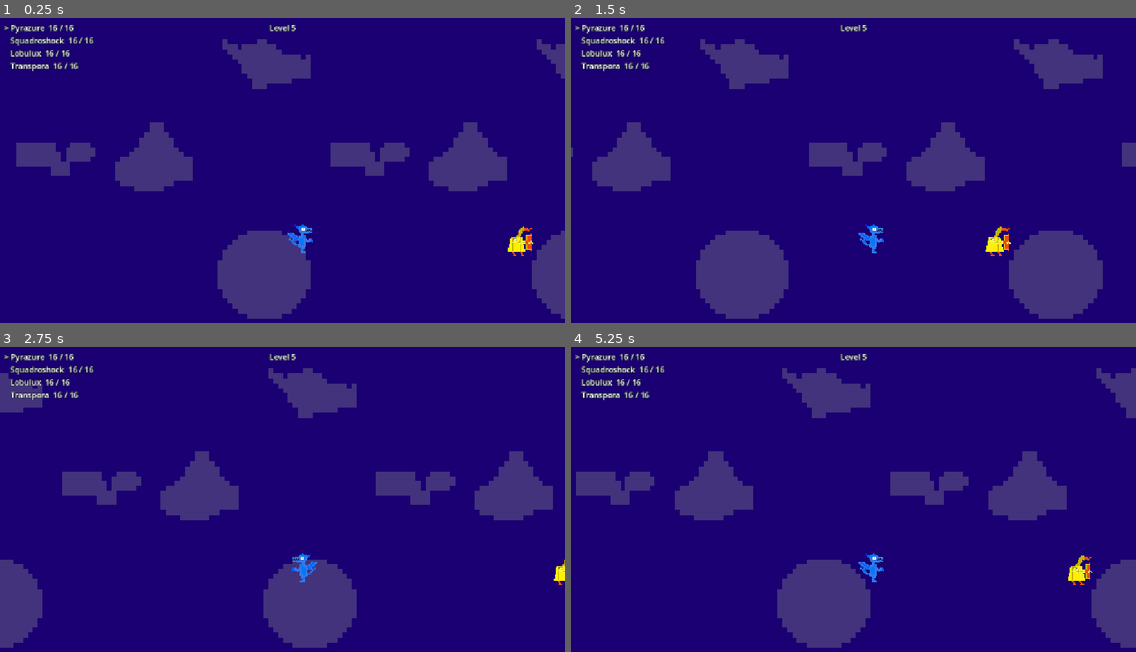
Above: before the commit, frames 1-4 (two rows, left to right).
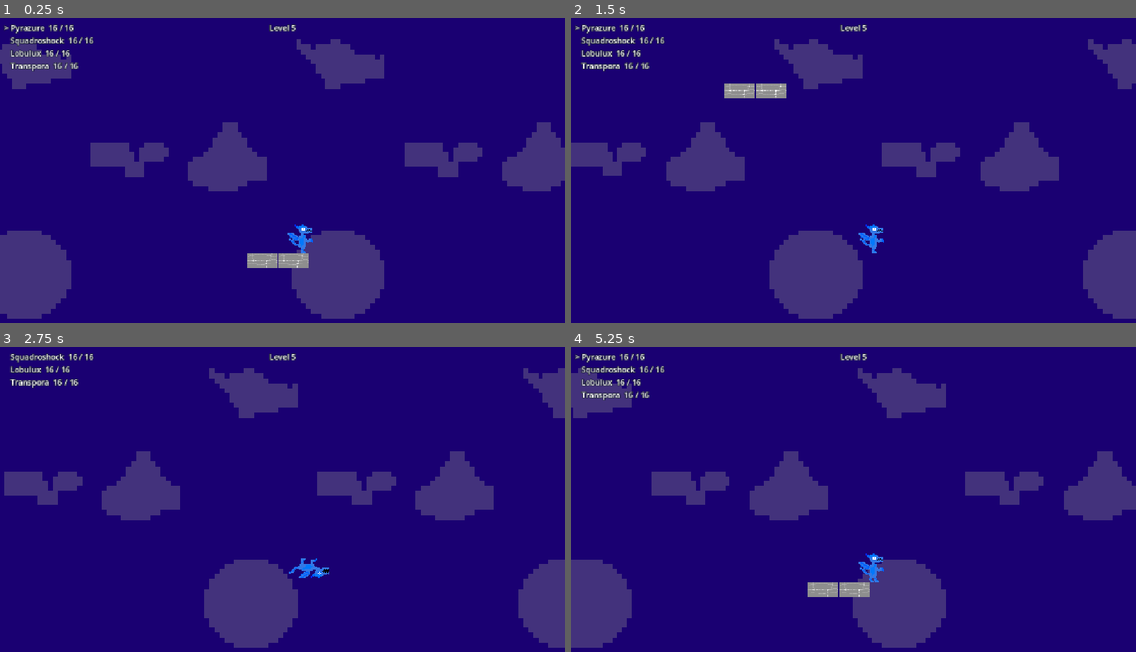
Above: after the commit, the same moments.

Repository: Surya-Vemulapalli/GodotGameJam
Game: Godot game, scene res://levels/level_5.tscn
Two runs of this game, one before a commit and one after it. Both use one fixed random seed, a clock stepped at 60 frames per second and the inputs below. This scene is started directly instead of the project's main scene. The engine's default icon, where the game draws it, is replaced by a stand-in: a white triangle on a blue panel in a dark square.
Inputs:
- Up to frame 1 (0.25 s): no input
- Up to frame 2 (1.5 s): tap Enter at 0.5 s; hold Right (move_right) from 0.53 s (still down); tap Up (move_up) at 0.77 s
- Up to frame 3 (2.75 s): tap Up (move_up) at 1.52 s; release Right (move_right) at 2.03 s; hold Left (move_left) from 2.03 s (still down)
- Up to frame 4 (5.25 s): release Left (move_left) at 2.78 s; hold Right (move_right) 2.78-4.28 s; tap Up (move_up) at 3.02, 3.77, 4.52 s; hold Left (move_left) 4.28-5.03 s; hold Right (move_right) from 5.03 s (still down)

The runs differ from the first frame. In frame 1, 25% of the frame differs, in the area x 0-100%, y 6-99%; in frame 2, 27%; in frame 3, 23%; in frame 4, 25%.

Commit message:
Level 4 and 5 edits
Co-Authored-By: Claude Opus 5.5 (1M context) <noreply@anthropic.com>

Diff:
--- a/levels/level_4.tscn
+++ b/levels/level_4.tscn
@@ -17,7 +17,6 @@
 [ext_resource type="PackedScene" path="res://seasire.tscn" id="16_a7qdg"]
 [ext_resource type="PackedScene" path="res://button.tscn" id="17_g1ha7"]
 [ext_resource type="PackedScene" path="res://door.tscn" id="18_g1ha7"]
-[ext_resource type="PackedScene" path="res://deactivator.tscn" id="19_52a3b"]
 [ext_resource type="PackedScene" path="res://bridge_machine.tscn" id="20_52a3b"]
 [ext_resource type="PackedScene" path="res://sky.tscn" id="20_sky"]
 [ext_resource type="PackedScene" path="res://planarioda.tscn" id="21_3ff1r"]
@@ -117,19 +116,9 @@
 [node name="Door" parent="." unique_id=109450697 instance=ExtResource("18_g1ha7")]
 position = Vector2(1022, 1025)
 
-[node name="Deactivator" parent="." unique_id=1665026034 instance=ExtResource("19_52a3b")]
-position = Vector2(1108, 1257)
-sight_range = 600.0
-
-[node name="Deactivator2" parent="." unique_id=1348679823 instance=ExtResource("19_52a3b")]
-position = Vector2(835, 1001)
-
 [node name="BridgeMachine" parent="." unique_id=45539919 instance=ExtResource("20_52a3b")]
 position = Vector2(1422, 769)
 facing = -1
-
-[node name="Deactivator3" parent="." unique_id=2086181262 instance=ExtResource("19_52a3b")]
-position = Vector2(1065, 749)
 
 [node name="Levipad3" parent="." unique_id=1570262689 instance=ExtResource("11_vru0x")]
 position = Vector2(860, 774)
--- a/levels/level_5.tscn
+++ b/levels/level_5.tscn
@@ -1,4 +1,4 @@
-[gd_scene format=3 uid="uid://bb2c1whfnoh7k"]
+[gd_scene format=4 uid="uid://bb2c1whfnoh7k"]
 
 [ext_resource type="PackedScene" uid="uid://b1lntemb7t1c4" path="res://dragon.tscn" id="1_dragon"]
 [ext_resource type="Script" uid="uid://c3jirdrdbd4l2" path="res://character_switcher.gd" id="2_switcher"]
@@ -32,34 +32,35 @@
 position = Vector2(352, 100)
 
 [node name="PyrazureSpawn" type="Marker2D" parent="." unique_id=912882623]
-position = Vector2(352, 100)
+position = Vector2(-1718, -505)
 
 [node name="SquadroshockSpawn" type="Marker2D" parent="." unique_id=1625133979]
-position = Vector2(800, 100)
+position = Vector2(1789, -478)
 
 [node name="LobuluxSpawn" type="Marker2D" parent="." unique_id=1809314622]
-position = Vector2(1250, 100)
+position = Vector2(627, 658)
 
 [node name="TransporaSpawn" type="Marker2D" parent="." unique_id=1525721582]
-position = Vector2(1700, 100)
+position = Vector2(-418, 688)
 
 [node name="TileMapLayer" type="TileMapLayer" parent="." unique_id=81121295]
 texture_filter = 1
+tile_map_data = PackedByteArray("AAD4/w0AAAACAAIAAAD5/w0AAAACAAIAAAAKAA0AAAACAAIAAAAbAPv/AAACAAIAAAAaAPv/AAACAAIAAAAcAPv/AAACAAIAAADk//v/AAACAAIAAADl//v/AAACAAIAAAA=")
 tile_set = ExtResource("4_tileset")
 
 [node name="Exit" parent="." unique_id=244244011 instance=ExtResource("7_exit")]
 position = Vector2(1536, 270)
 
 [node name="Pyrazure" parent="." unique_id=730032140 instance=ExtResource("1_dragon")]
-position = Vector2(-1501, -460)
+position = Vector2(-1778, -500)
 
 [node name="Camera2D" type="Camera2D" parent="." unique_id=1078416176]
 
 [node name="Squadroshock" parent="." unique_id=1197839922 instance=ExtResource("3_squadroshock")]
-position = Vector2(296, 100)
+position = Vector2(1721, -481)
 
 [node name="Lobulux" parent="." unique_id=1260456248 instance=ExtResource("5_lobulux")]
-position = Vector2(240, 100)
+position = Vector2(633, 673)
 
 [node name="Transpora" parent="." unique_id=1687242270 instance=ExtResource("6_transpora")]
-position = Vector2(184, 100)
+position = Vector2(-476, 683)
